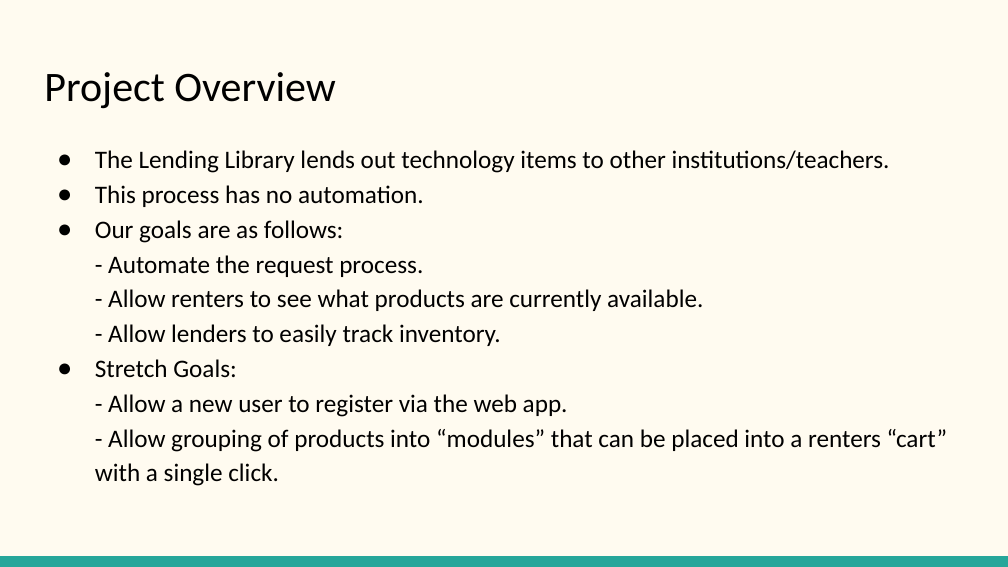
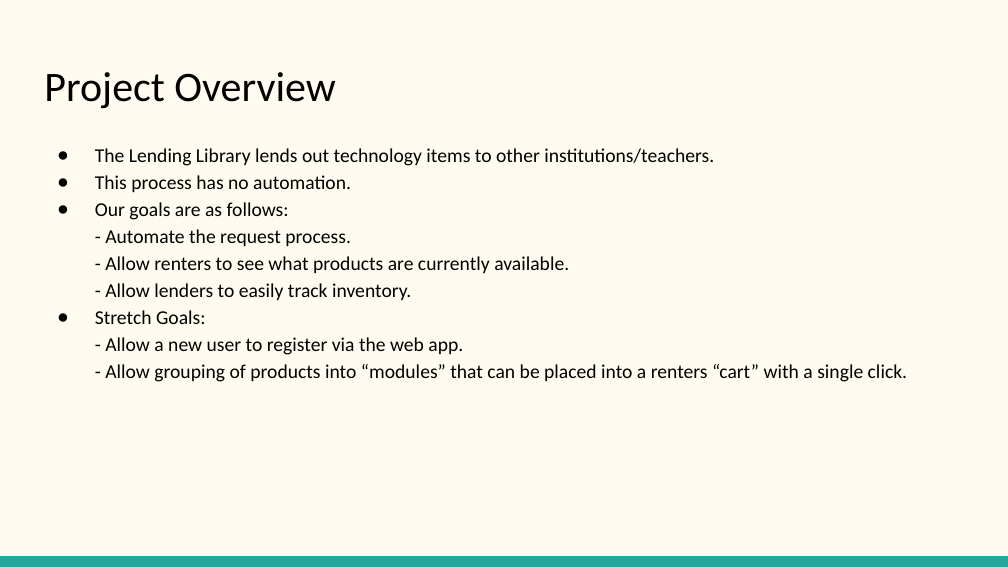
Before and after one commit to MLHale/CYBER-4580-lending-library-docs, a slide deck: slide 2 of Proposal Stuff/Milestone 1 Presentation (2).pptx. Drawn at 1008x567 pixels with LibreOffice and Linux fonts; fonts in the diff are those of the drawing. Boxes give left, top, right and bottom in pixels: in the first picture for what was removed or moved away, otherwise in the second. Text is boxed around its words. In the diff, an @@ line names an element or a change of style, - is before the commit and + after.

Commit message:
corrected a font size issue, added questions slide

```diff
--- a/Proposal Stuff/Milestone 1 Presentation (2).pptx
+++ b/Proposal Stuff/Milestone 1 Presentation (2).pptx
@@ text "The Lending Library lends out ..." at <box>95,148,907,382</box>: size 18 to 14 pt @@
```
Also in this commit, not shown: 1 other slide changed, 1 slide added.
